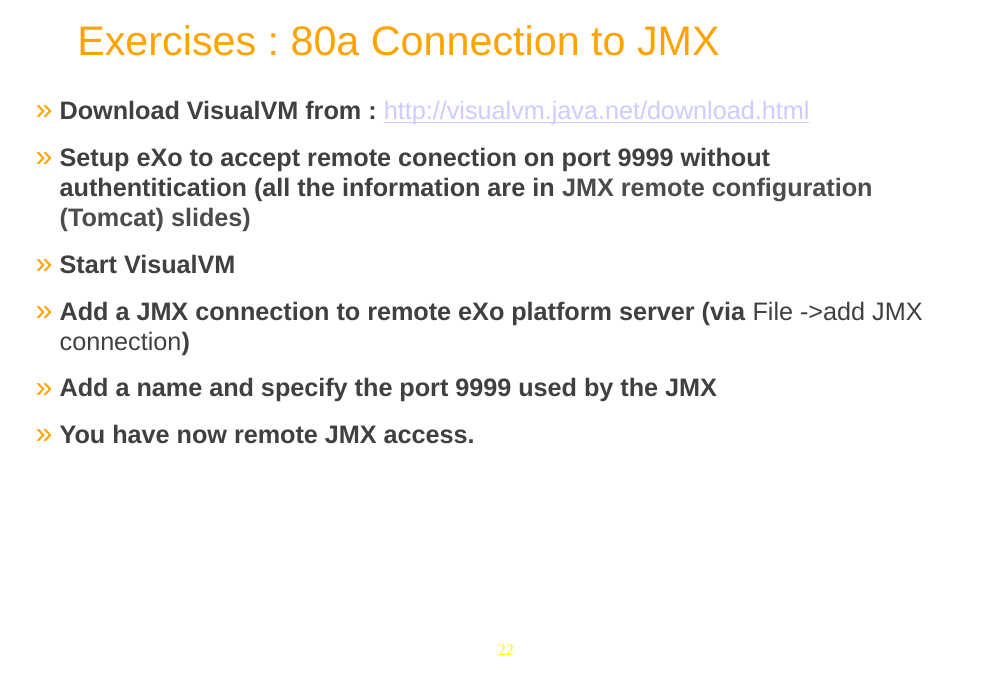
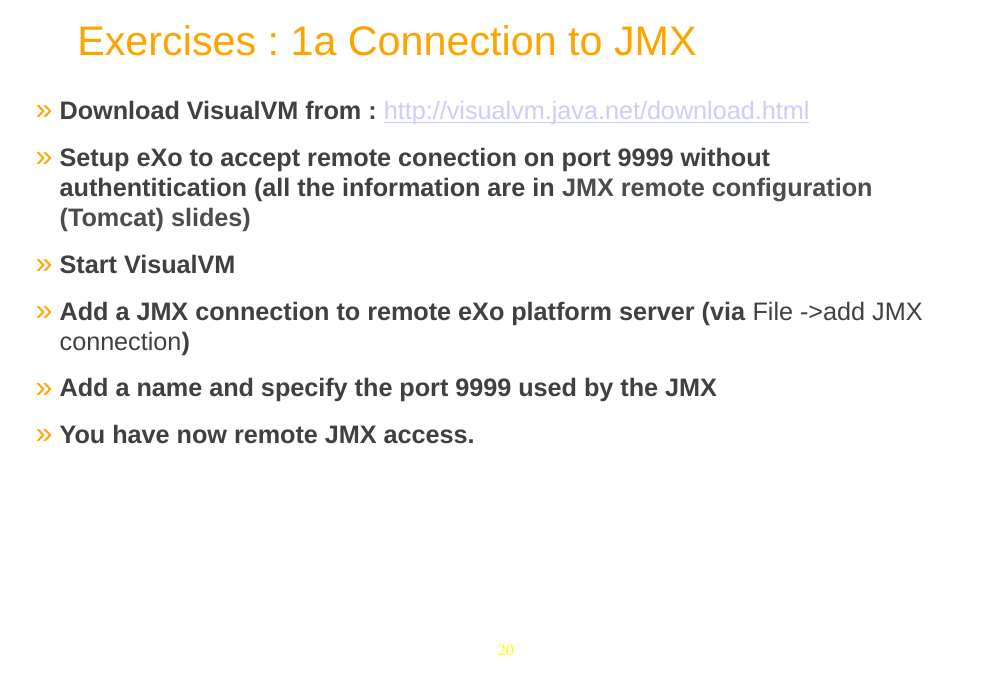
Before and after one commit to anhvurz90/training, a slide deck: slide 20 of exo-sysAdmin/980-JMX-XSys.pptx (slide 22 before the commit). Drawn at 1008x683 pixels with LibreOffice and Linux fonts; fonts in the diff are those of the drawing; background and template pictures are left out. Boxes give left, top, right and bottom in pixels: in the first picture for what was removed or moved away, otherwise in the second. Text is boxed around its words. In the diff, an @@ line names an element or a change of style, - is before the commit and + after.

```diff
--- a/exo-sysAdmin/980-JMX-XSys.pptx
+++ b/exo-sysAdmin/980-JMX-XSys.pptx
@@ title at [77, 25, 697, 56]: text changed @@
-  Exercises : 80a Connection to JMX
+  Exercises : 1a Connection to JMX
@@ page number at [498, 644, 514, 655]: text changed @@
-22
+20
```
Also in this commit, not shown: 11 other slides changed, 2 slides removed, 4 other files.
